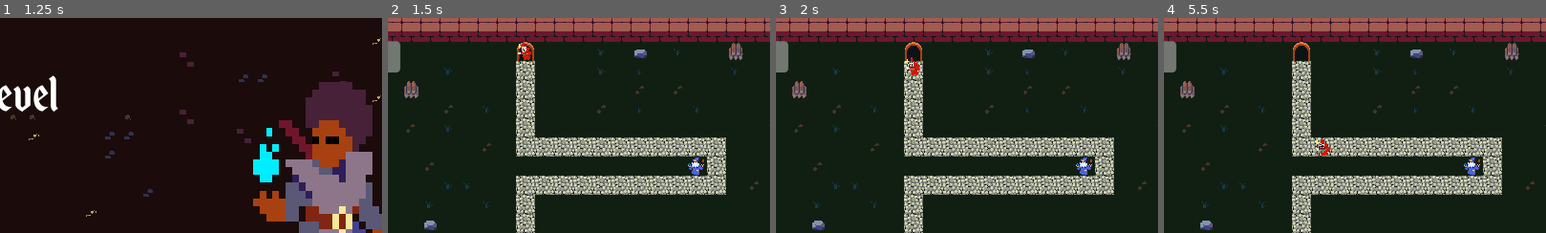
Above: before the commit, frames 1-4 (left to right).
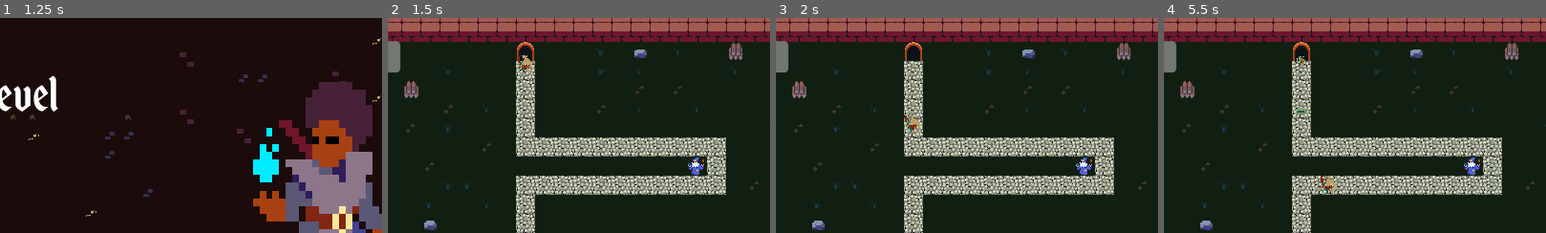
Above: after the commit, the same moments.

Repository: WizardsNStuff/tower-defense
Game: Godot game, scene res://menus-and-interfaces/main_menu/Main_Menu.tscn
The game is run twice, just before and just after one commit, with the same random seed, the same clock (stepped at 60 frames per second) and the same inputs.
Inputs (mouse positions are % of the whole screen's width and height, from its top left):
- Up to frame 1 (1.25 s): click (7, 46) at 0.5 s
- Up to frame 2 (1.5 s): click (9, 50) at 1.25 s
- Up to frame 3 (2 s): no input
- Up to frame 4 (5.5 s): move the mouse to (72, 45) at 2.02 s; move the mouse to (30, 55) at 2.77 s; move the mouse to (60, 28) at 3.52 s; move the mouse to (45, 70) at 4.27 s; move the mouse to (80, 65) at 5.02 s
The pictures show only the part of the screen within x 21-71%, y 0-50%; the shares and areas given below are measured in that part.

Frame 1 is identical in both runs. In frame 2, 0.3% of the frame differs, in the area x 34-38%, y 11-26%; in frame 3, 0.4%; in frame 4, 0.5%, in the area x 34-45%, y 17-82%.

Commit message:
spawned pathfollows and enemies

Diff:
--- /dev/null
+++ b/enemy_spawner.gd
@@ -0,0 +1,36 @@
+extends Node2D
+
+@export var enemy_scenes : Array[PackedScene]
+@export var spawn_interval = 1.0
+@export var path_follow_node : PathFollow2D
+@onready var spawn_timer : Timer = $SpawnTimer
+@export var path_follow_scene = preload("res://path_follow_2d.tscn")
+
+func spawn_enemy() -> void:
+	# get random index for enemy
+	var random_index = randi_range(0,enemy_scenes.size()-1)
+
+	# get random enemy from scene array
+	var enemy_scene = enemy_scenes[random_index]
+
+	# create insatnce of enemy scene
+	var enemy_instance = enemy_scene.instantiate()
+
+	var path_follow_scene_instance = path_follow_scene.instantiate()
+
+	path_follow_scene_instance.add_child(enemy_instance)
+
+	# add enemy to scene tree
+	$"../Path2D".add_child(path_follow_scene_instance)
+
+		#path_follow_node.set_process(0)
+	#enemy_instance.position = path_follow_node.position
+
+	spawn_timer.start()
+
+func _on_spawn_timer_timeout() -> void:
+	pass # spawn timer finished, spawn again
+
+func _physics_process(delta: float) -> void:
+	if spawn_timer.is_stopped():
+		spawn_enemy()
--- a/level_1.tscn
+++ b/level_1.tscn
@@ -1,9 +1,15 @@
-[gd_scene load_steps=9 format=4 uid="uid://dsorrsrb5o7q8"]
+[gd_scene load_steps=15 format=4 uid="uid://dsorrsrb5o7q8"]
 
 [ext_resource type="Texture2D" uid="uid://bnkf66xv2cxwh" path="res://Assets/tiles.png" id="1_udatx"]
-[ext_resource type="PackedScene" uid="uid://dov73q21ca5sc" path="res://Towers/Badguy.tscn" id="2_3enhx"]
+[ext_resource type="Script" path="res://enemy_spawner.gd" id="2_6v60r"]
 [ext_resource type="PackedScene" uid="uid://b04xi8wnssdys" path="res://Towers/Wizard/wizard_tower.tscn" id="2_df20e"]
+[ext_resource type="PackedScene" uid="uid://bsv0wq5dspkbc" path="res://enemies/dragon.tscn" id="3_iewrd"]
 [ext_resource type="Script" path="res://exit.gd" id="4_7wc6o"]
+[ext_resource type="PackedScene" uid="uid://bueopn6oyle23" path="res://enemies/goblin.tscn" id="4_afk6e"]
+[ext_resource type="PackedScene" uid="uid://c764xb53b7vad" path="res://enemies/orc.tscn" id="5_aa33c"]
+[ext_resource type="PackedScene" uid="uid://dnq31lu24j00k" path="res://enemies/skeleton.tscn" id="6_uq348"]
+[ext_resource type="PackedScene" uid="uid://cjhqqyjnct3v" path="res://enemies/slime.tscn" id="7_yincc"]
+[ext_resource type="PackedScene" uid="uid://b8k5wa443tme3" path="res://path_follow_2d.tscn" id="8_prjrf"]
 
 [sub_resource type="TileSetAtlasSource" id="TileSetAtlasSource_eftm6"]
 texture = ExtResource("1_udatx")
@@ -143,17 +149,18 @@
 tile_map_data = PackedByteArray("AAABAPb/AAAAABIAAAAGAPb/AAAGABEAAAAKAPv/AAAAABIAAAANAPf/AAAGABEAAAD1//j/AAAGABEAAAD2////AAAAABIAAAD7//b/AAADABAAAAD7/wUAAAABABIAAAAMAAIAAAAAABIAAAALAAYAAAAAABIAAAAFAAkAAAADABAAAAA=")
 tile_set = SubResource("TileSet_w7e0w")
 
+[node name="EnemySpawner" type="Node2D" parent="."]
+script = ExtResource("2_6v60r")
+enemy_scenes = Array[PackedScene]([ExtResource("3_iewrd"), ExtResource("4_afk6e"), ExtResource("5_aa33c"), ExtResource("6_uq348"), ExtResource("7_yincc")])
+
+[node name="SpawnTimer" type="Timer" parent="EnemySpawner"]
+wait_time = 2.0
+one_shot = true
+
 [node name="Path2D" type="Path2D" parent="."]
 curve = SubResource("Curve2D_e6ewd")
 
-[node name="PathFollow2D" type="PathFollow2D" parent="Path2D"]
-position = Vector2(-144, -312)
-rotates = false
-loop = false
-
-[node name="Badguy" parent="Path2D/PathFollow2D" instance=ExtResource("2_3enhx")]
-z_index = 1
-position = Vector2(5.24521e-06, -1.96695e-06)
+[node name="PathFollow2D" parent="Path2D" instance=ExtResource("8_prjrf")]
 
 [node name="Towers" type="Node2D" parent="."]
 
@@ -176,4 +183,5 @@
 offset_bottom = -269.0
 value = 100.0
 
+[connection signal="timeout" from="EnemySpawner/SpawnTimer" to="EnemySpawner" method="_on_spawn_timer_timeout"]
 [connection signal="body_entered" from="Exit" to="Exit" method="_on_body_entered"]
--- /dev/null
+++ b/path_follow_2d.tscn
@@ -0,0 +1,6 @@
+[gd_scene format=3 uid="uid://b8k5wa443tme3"]
+
+[node name="PathFollow2D" type="PathFollow2D"]
+position = Vector2(-144, -312)
+rotates = false
+loop = false
